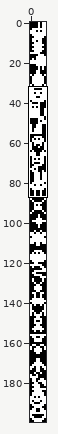
One commit to this sprite sheet: Source/Common/MonsterArt.png. Above: a wide view before the commit, with the close-up outlined.
Close-up. As it was:
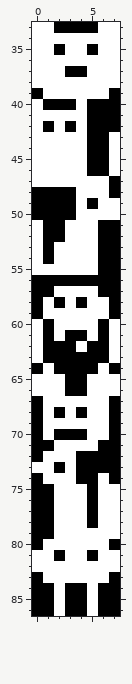
The file is 8x200 pixels. Shown: x 0..7, y 33..86.
And afterwards:
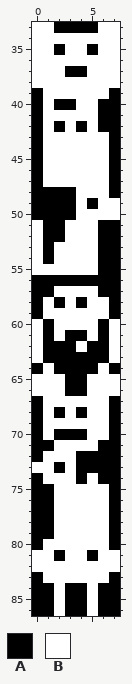
Palette (. is transparent): A #000000  B #ffffff
Diff:
The author changed colour B to colour A in rows 40 to 41 at x 0; in row 42 at x 0, 2 and 4; in rows 43 to 46 at x 0 and 7; in row 47 at x 0; in row 74 at x 6; in rows 75 to 79 at x 7.
The author changed colour A to colour B in row 40 at x 1 and 5; in row 41 at x 5; in row 42 at x 1, 3 and 5; in rows 43 to 46 at x 5 to 6; in rows 74 to 78 at x 5.
Where, in picture pixels (left, top, right, bottom), the same in both close-ups:
changed: (32, 99, 120, 187)
changed: (87, 473, 120, 539)
